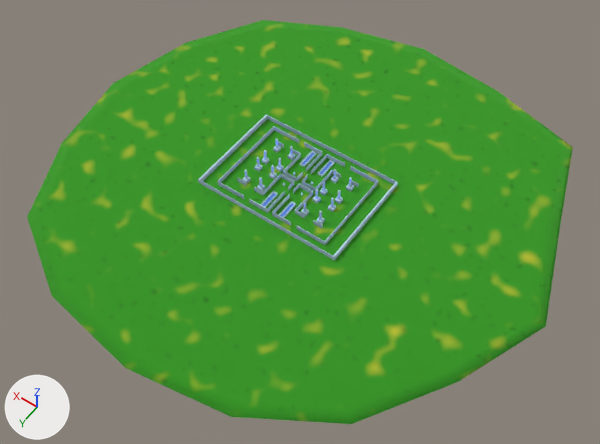
Two versions of the glTF model game/source/room_1.glb, one commit apart.
The view is the same before and after, from a camera (50 mm lens) standing at (-320.0, 444.0, 639.0) and looking at (-12.0, 14.0, -38.0). Arrows for +X, +Y and +Z are at lower left; the lights stay in place. Vertices at the same position are counted once.

Before the edit, the objects in view are built like this:
```python
me_cube_004 = bpy.data.meshes.new('Cube.004')
me_cube_004.from_pydata(...)  # 146 vertices, 288 faces; spans x -275.0..255.0, y -253.0..254.0, z -72.0..0.0
me_cube_004.materials.append(mat_island_floor_mat)  # picture img_ucupaint_island_floor__col_color
me_cube_007 = bpy.data.meshes.new('Cube.007')
me_cube_007.from_pydata(...)  # 3792 vertices, 7264 faces; spans x -83.0..83.0, y -57.0..57.0, z -1.0..16.0
# faces by material slot: [5688, 1072, 504]
me_cube_007.materials.append(mat_material_004)  # blue #b8d8e7
me_cube_007.materials.append(mat_material_005)  # blue #64aee7
me_cube_007.materials.append(mat_material_006)  # blue #5082e7
ob_island_floor__col = bpy.data.objects.new('island floor -col', me_cube_004)
ob_island_floor__col.location = (0.0, 0.0, 0.0)
ob_level_wall__col = bpy.data.objects.new('level wall -col', me_cube_007)
ob_level_wall__col.location = (0.0, 0.0, 0.0)
```
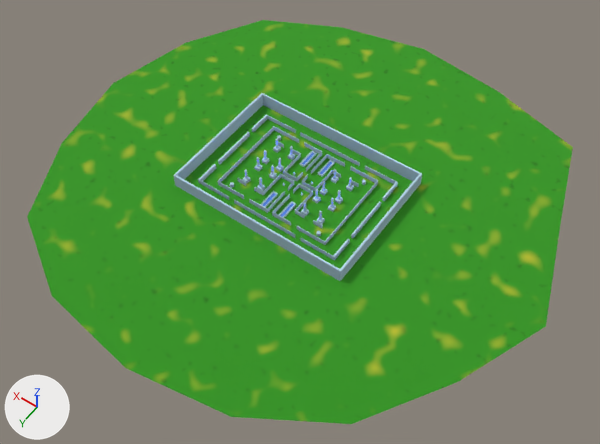
What differs and where, as boxes [x1, y1, x2, y2] in the pictures (600 x 444 px):
part 1 of me_cube_004, shading changed: [27, 20, 573, 424] in both
part 2 of me_cube_007, added: after [173, 93, 422, 281]
part 3 of me_cube_007, built on: [199, 115, 398, 259] in both

The change, as a diff of the scene's bpy script:
```diff
--- a/game/source/room_1.glb.py
+++ b/game/source/room_1.glb.py
@@ me_cube_004 @@
 me_cube_004.from_pydata(...)  # 146 vertices, 288 faces; spans x -275.0..255.0, y -253.0..254.0, z -72.0..0.0
 # used by ob_island_floor__col; location = (0.0, 0.0, 0.0)
+# me_cube_004 part 1: 32 of the faces centred in x -258.0..244.0, y -241.0..243.0, z 0.0 are now shaded flat
 me_cube_004.materials.append(mat_island_floor_mat)
@@ me_cube_007 @@
 # used by ob_level_wall__col; location = (0.0, 0.0, 0.0)
-me_cube_007.from_pydata(...)  # 3792 vertices, 7264 faces; spans x -83.0..83.0, y -57.0..57.0, z -1.0..16.0
+me_cube_007.from_pydata(...)  # 5440 vertices, 10520 faces; spans x -100.0..100.0, y -73.0..73.0, z -2.0..16.0
+# me_cube_007 part 2: a new loose piece of 48 vertices spanning x -100.0..100.0, y -73.0..73.0, z -2.0..16.0, in mat_material_004 (blue #b8d8e7)
+# me_cube_007 part 3
+# 64 faces are deleted
+# 16 new vertices lie (0.0, -25.0, 0.0) away from vertices in x -83.0..83.0, y 0.0..56.0, z 1.0..6.0
+# 16 new vertices lie (0.0, 25.0, 0.0) away from vertices in x -83.0..83.0, y -56.0..0.0, z 1.0..6.0
+# 8 new vertices lie (-38.0, 0.0, 0.0) away from vertices in x 81.0, y -57.0..57.0, z 1.0..6.0
+# 8 new vertices lie (37.0, 0.0, 0.0) away from vertices in x 0.0, y -57.0..57.0, z 1.0..6.0
+# 8 new vertices lie (38.0, 0.0, 0.0) away from vertices in x -81.0, y -57.0..57.0, z 1.0..6.0
+# 8 new vertices lie (-37.0, 0.0, 0.0) away from vertices in x 0.0, y -57.0..57.0, z 1.0..6.0
+# 160 new faces join them, mat_material_004 (blue #b8d8e7)
 me_cube_007.materials.append(mat_material_004)
```
